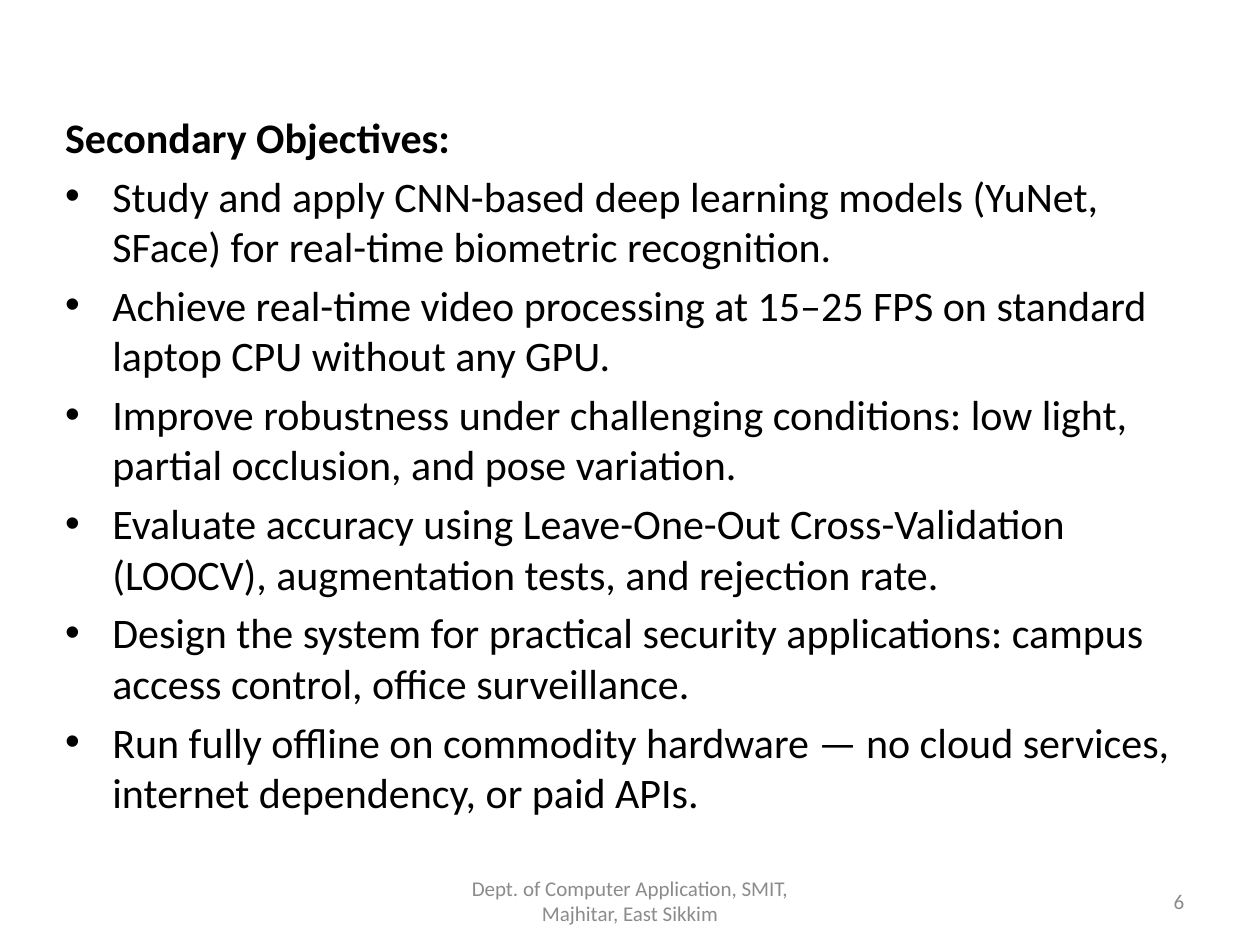
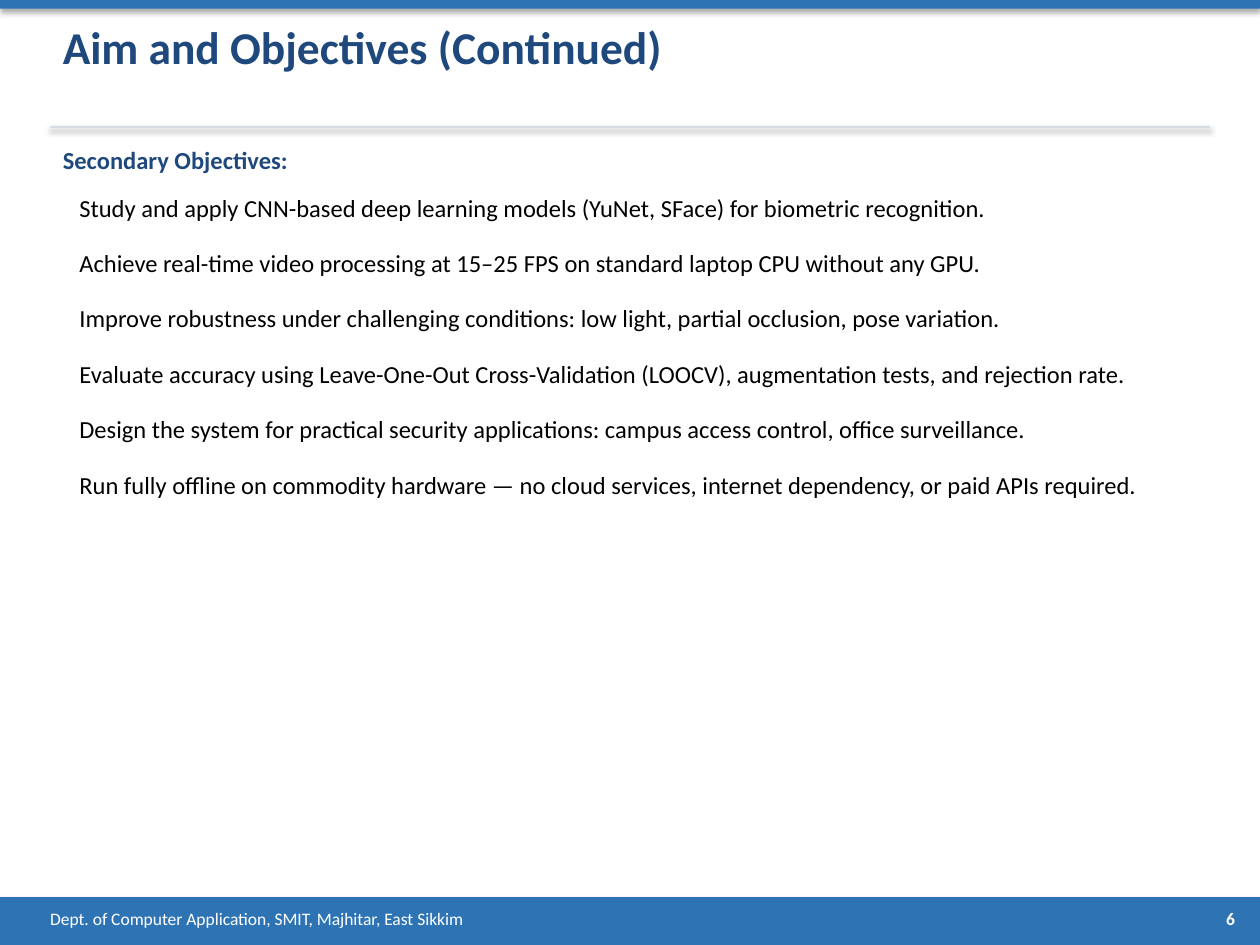
Before and after one commit to prageshdir/FACEE, a slide deck: slide 6 of FACEE_Presentation.pptx. Drawn at 1260x945 pixels with LibreOffice and Linux fonts; fonts in the diff are those of the drawing. Boxes give left, top, right and bottom in pixels: in the first picture for what was removed or moved away, otherwise in the second. Text is boxed around its words. In the diff, an @@ line names an element or a change of style, - is before the commit and + after.

```diff
--- a/FACEE_Presentation.pptx
+++ b/FACEE_Presentation.pptx
@@ rectangle added at [0,0,1260,9], fill #2E74B5 @@
@@ text added at [63,30,662,72], 26 pt, text #1F497D, bold @@
+Aim and Objectives (Continued)
@@ rectangle added at [50,126,1210,129], fill #D6DCE4 @@
@@ text removed at [65,123,1169,765] @@
-Secondary Objectives:
-• Study and apply CNN-based deep learning models (YuNet, SFace) for real-time biometric recognition.
-• Achieve real-time video processing at 15–25 FPS on standard laptop CPU without any GPU.
-• Improve robustness under challenging conditions: low light, partial occlusion, and pose variation.
-• Evaluate accuracy using Leave-One-Out Cross-Validation (LOOCV), augmentation tests, and rejection rate.
-• Design the system for practical security applications: campus access control, office surveillance.
-• Run fully offline on commodity hardware — no cloud services, internet dependency, or paid APIs.
@@ text added at [63,151,287,173], 14 pt, text #1F497D, bold @@
+Secondary Objectives:
@@ text added at [79,199,984,222], 14 pt, text #000000 @@
+Study and apply CNN-based deep learning models (YuNet, SFace) for biometric recognition.
@@ text added at [79,255,980,277], 14 pt, text #000000 @@
+Achieve real-time video processing at 15–25 FPS on standard laptop CPU without any GPU.
@@ text added at [79,310,999,332], 14 pt, text #000000 @@
+Improve robustness under challenging conditions: low light, partial occlusion, pose variation.
@@ text added at [79,365,1124,388], 14 pt, text #000000 @@
+Evaluate accuracy using Leave-One-Out Cross-Validation (LOOCV), augmentation tests, and rejection rate.
@@ text added at [79,421,1025,443], 14 pt, text #000000 @@
+Design the system for practical security applications: campus access control, office surveillance.
@@ text added at [79,477,1135,498], 14 pt, text #000000 @@
+Run fully offline on commodity hardware — no cloud services, internet dependency, or paid APIs required.
@@ rectangle added at [0,897,1260,945], fill #2E74B5 @@
@@ text "Dept. of Computer Application, SMIT, ...": place and size @@
-text "Dept. of Computer Application, SMIT, ..." at [472,881,788,925]
+text "Dept. of Computer Application, SMIT, ..." at [50,913,463,928]
@@ text "Dept. of Computer Application, SMIT, ..." at [50,913,463,928]: size 12 to 10 pt, text colour #8C8C8C to #FFFFFF; alignment centre to left; vertical alignment middle to top @@
@@ text "6": place and size @@
-text "6" at [1174,895,1185,909]
+text "6" at [1226,913,1235,925]
@@ text "6" at [1226,913,1235,925]: size 12 to 10 pt, text colour #8C8C8C to #FFFFFF, bold on; vertical alignment middle to top @@
```
Also in this commit, not shown: 21 other slides changed, 4 slides added, 6 slides removed, 1 other file.
